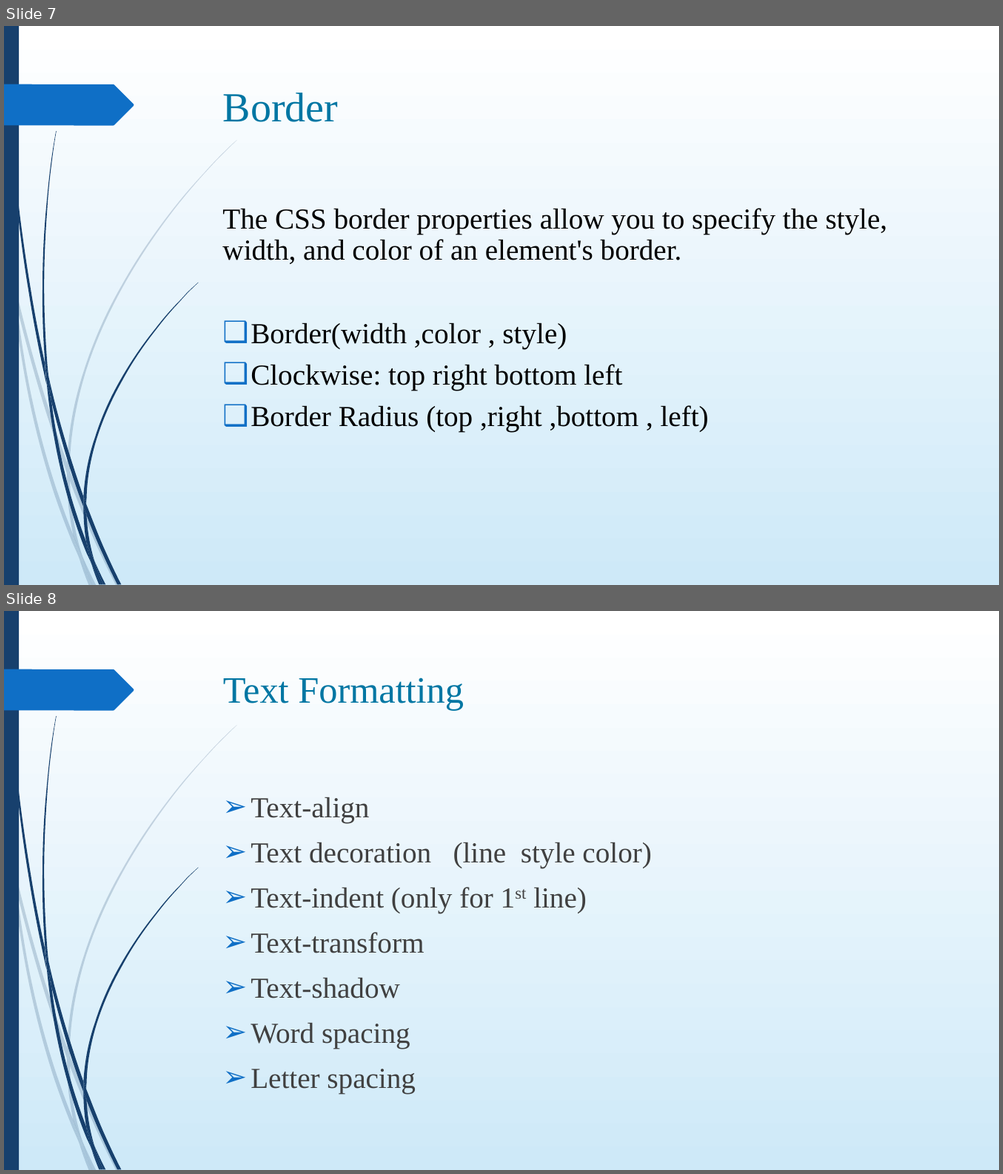
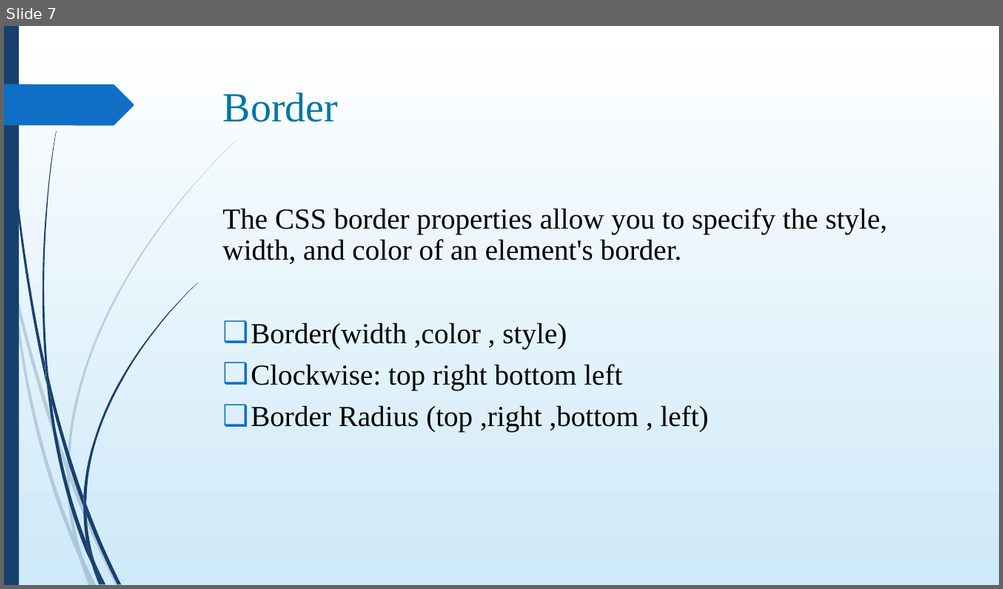
Before and after one commit to umairazmat/SMIT-WMA-6-A, a slide deck: Presentations/CSS Class 04.pptx. Shown one above the other, each under a label of ours: slides 7 and 8 before the commit, slide 7 after it. The pictures are 1003x1174 and 1003x589 pixels, drawn with LibreOffice and Linux fonts; fonts in the diff are those of the drawing. Boxes give left, top, right and bottom in pixels: in the first picture for what was removed or moved away, otherwise in the second. Text is boxed around its words. In the diff, an @@ line names an element or a change of style, - is before the commit and + after.

```diff
--- a/Presentations/CSS Class 04.pptx
+++ b/Presentations/CSS Class 04.pptx
@@ slide 8 removed at [4,611,999,1170], background gradient #FFFFFF to #CEEAF9; not listed: 24 template elements that a slide beside it also shows @@
@@ title removed at [223,678,464,710] @@
-Text Formatting
@@ text removed at [250,797,651,1094] @@
-➢ Text-align
-➢ Text decoration (line style color)
-➢ Text-indent (only for 1st line)
-➢ Text-transform
-➢ Text-shadow
-➢ Word spacing
-➢ Letter spacing
```
Also in this commit, not shown: 1 other slide removed.
